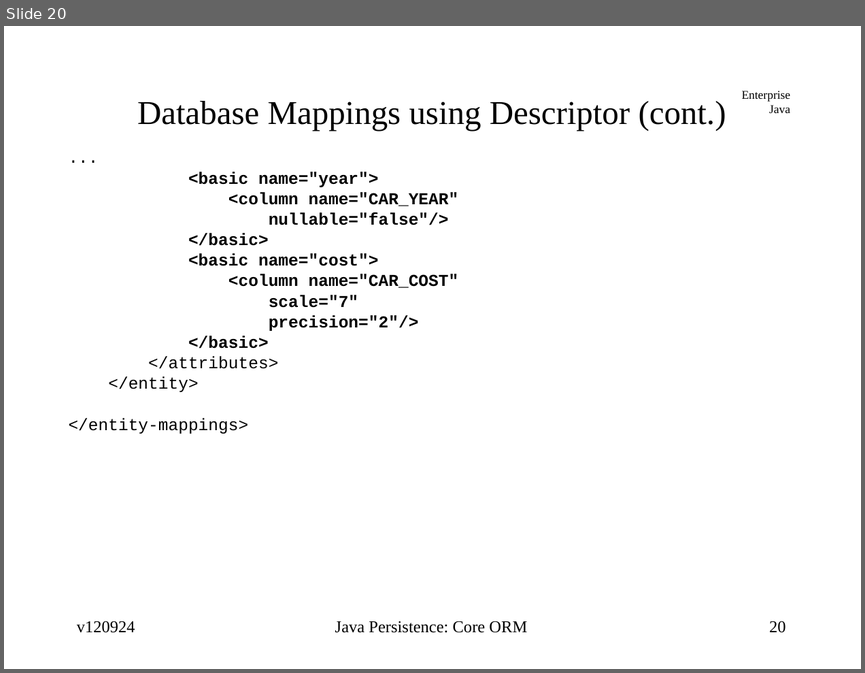
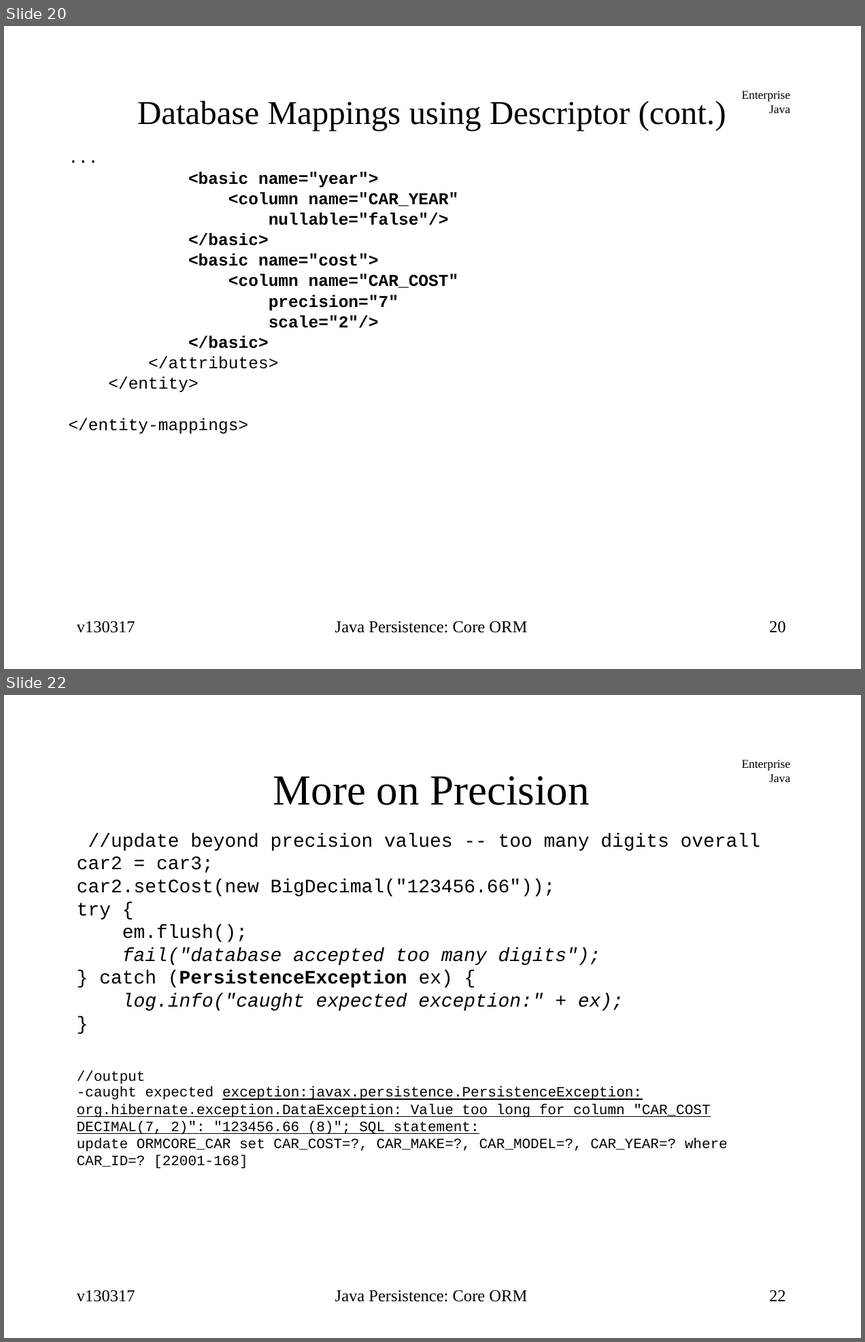
Before and after one commit to jcstaff/ejava-javaee, a slide deck: ormCore/src/site/resources/lectures/ormCore.ppt. Shown one above the other, each under a label of ours: slide 20 before the commit, slides 20 and 22 after it; the slides between them are not shown. The pictures are 865x673 and 865x1342 pixels, drawn with LibreOffice and Linux fonts; fonts in the diff are those of the drawing. Boxes give left, top, right and bottom in pixels: in the first picture for what was removed or moved away, otherwise in the second. Text is boxed around its words. In the diff, an @@ line names an element or a change of style, - is before the commit and + after.

Commit message:
added additional coverage of precision and scale

```diff
--- a/ormCore/src/site/resources/lectures/ormCore.ppt
+++ b/ormCore/src/site/resources/lectures/ormCore.ppt
@@ slide 22 added at [4, 695, 861, 1338], background #FFFFFF; not listed: 1 template element that a slide beside it also shows @@
@@ title added at [273, 776, 589, 805], 36 pt, text #000000 @@
+More on Precision
@@ text added at [77, 833, 760, 1168], 12 pt, text #000000 @@
+//update beyond precision values -- too many digits overall
+car2 = car3;
+car2.setCost(new BigDecimal("123456.66"));
+try {
+em.flush();
+fail("database accepted too many digits");
+} catch (PersistenceException ex) {
+log.info("caught expected exception:" + ex);
+}
+//output
+-caught expected exception:javax.persistence.PersistenceException: org.hibernate.exception.DataException: Value too long for column "CAR_COST DECIMAL(7, 2)": "123456.66 (8)"; SQL statement:
+update ORMCORE_CAR set CAR_COST=?, CAR_MAKE=?, CAR_MODEL=?, CAR_YEAR=? where CAR_ID=? [22001-168]
@@ text added at [77, 1289, 135, 1302], 14 pt, text #000000 @@
+v130317
@@ text added at [335, 1289, 527, 1302], 14 pt, text #000000 @@
+Java Persistence: Core ORM
@@ page number added at [769, 1289, 786, 1301], 14 pt, text #000000 @@
+22
@@ slide 20 changed as well @@
@@ text at [269, 295, 398, 328]: text changed @@
-scale="7"
-precision="2"/>
+precision="7"
+scale="2"/>
@@ text at [77, 620, 135, 633]: text changed @@
-v120924
+v130317
```
Also in this commit, not shown: 96 other slides changed, 1 other slide added.
